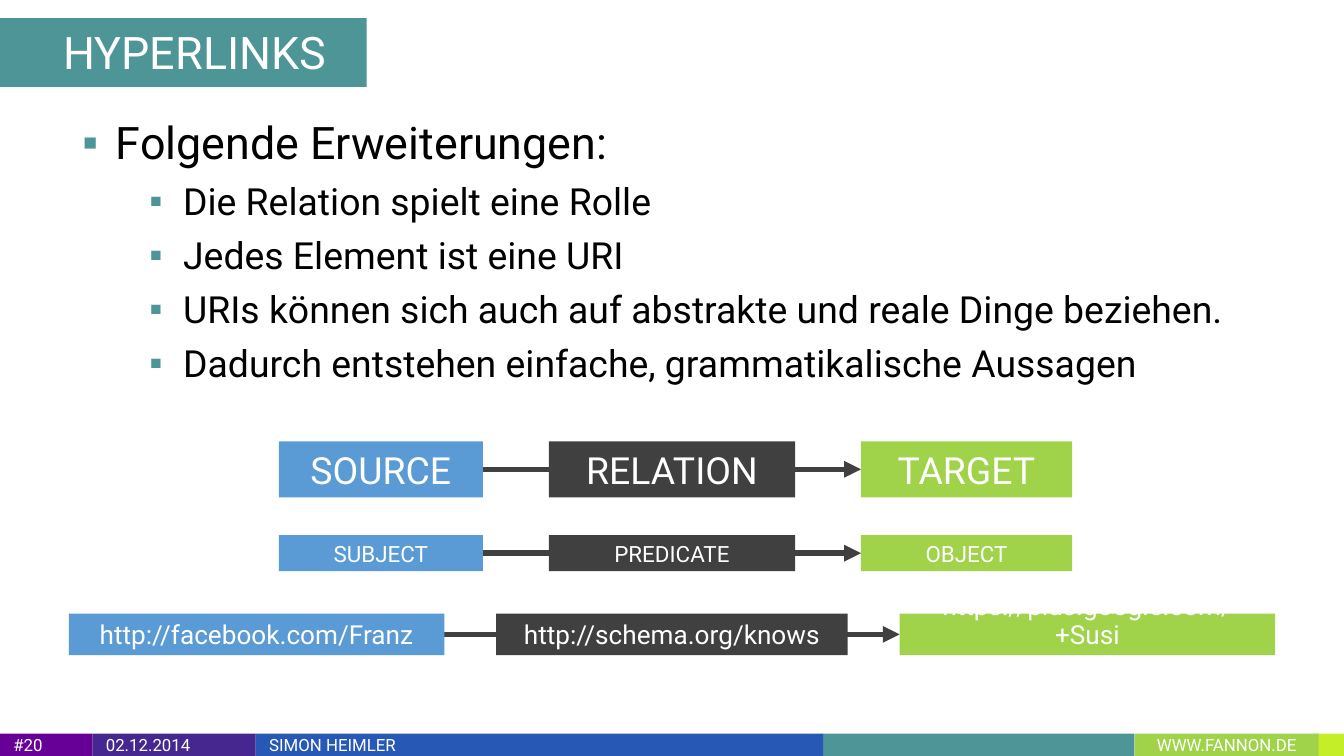
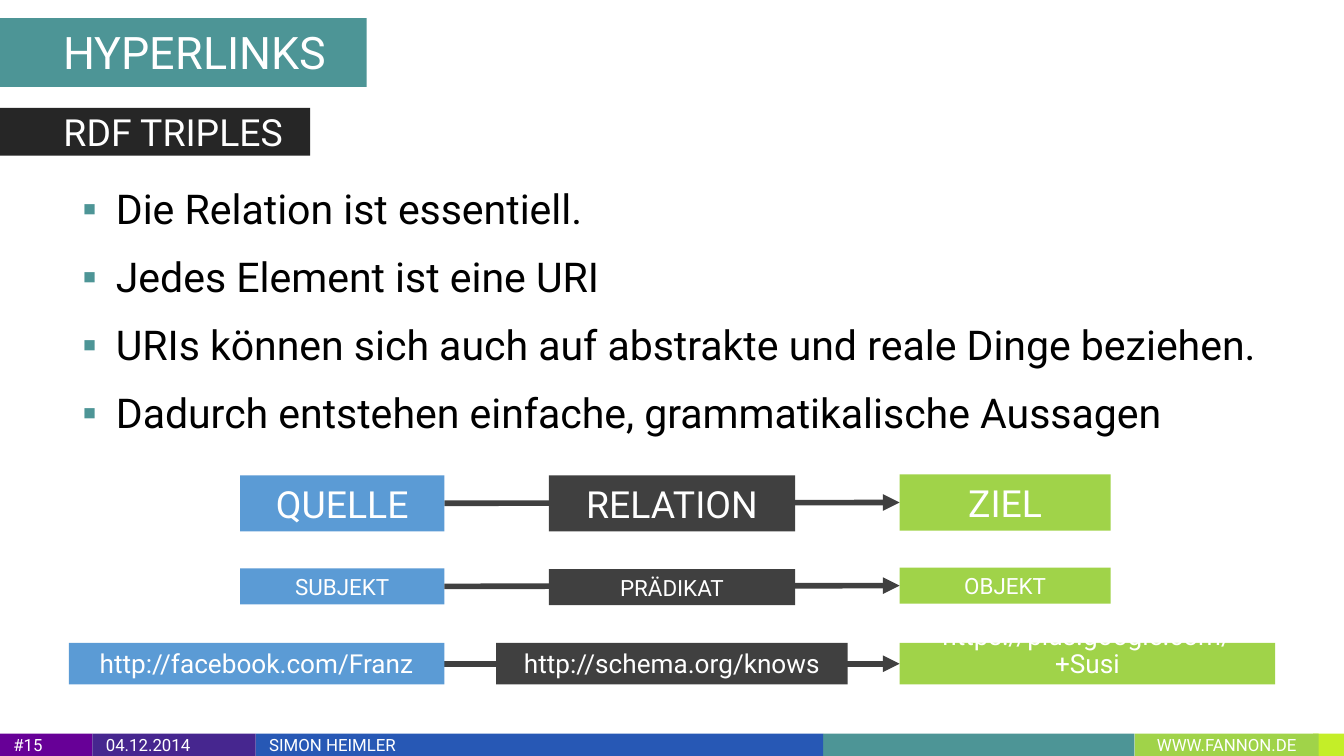
Before and after one commit to Fannon/SemanticWebParadigmen, a slide deck: slide 15 of Semantic Web Paradigmen PPT.pptx (slide 20 before the commit). Drawn at 1344x756 pixels with LibreOffice and Linux fonts; fonts in the diff are those of the drawing. Boxes give left, top, right and bottom in pixels: in the first picture for what was removed or moved away, otherwise in the second. Text is boxed around its words. In the diff, an @@ line names an element or a change of style, - is before the commit and + after.

Commit message:
Presentation done

```diff
--- a/Semantic Web Paradigmen PPT.pptx
+++ b/Semantic Web Paradigmen PPT.pptx
@@ rectangle added at (0,108,310,155), fill #262626, 20 pt, text #FFFFFF @@
+RDF TRIPLES
@@ text "Die Relation ist essentiell.": place and size @@
-text "Die Relation ist essentiell." at (116,125,1222,385)
+text "Die Relation ist essentiell." at (116,193,1256,437)
@@ text at (116,193,582,225): text changed; size 20 to 22 pt @@
-▪ Folgende Erweiterungen:
-  ▪ Die Relation spielt eine Rolle
+▪ Die Relation ist essentiell.
@@ text at (116,261,1256,437): size 20 to 22 pt in "Jedes Element ist eine URI", "URIs können sich auch auf abstrakte und ...", "Dadurch entstehen einfache, grammatikalische Aussagen"; list level 2 to 1 in "Jedes Element ist eine URI"; list level 2 to 1 in "URIs können sich auch auf ..."; list level 2 to 1 in "Dadurch entstehen einfache, grammatikalische Aussagen" @@
@@ rectangle "QUELLE": place and size @@
-rectangle "QUELLE" at (278,441,482,497)
+rectangle "QUELLE" at (241,476,445,532)
@@ rectangle "RELATION": place and size @@
-rectangle "RELATION" at (548,441,794,497)
+rectangle "RELATION" at (548,476,794,532)
@@ rectangle "ZIEL": place and size @@
-rectangle "ZIEL" at (862,441,1073,497)
+rectangle "ZIEL" at (899,474,1110,531)
@@ text in rectangle at (276,491,409,522): text changed @@
-SOURCE
+QUELLE
@@ arrow moved from (482, 469) - (862, 469) to (445, 504) - (899, 503) @@
@@ text in rectangle at (968,490,1042,517): text changed @@
-TARGET
+ZIEL
@@ rectangle "SUBJEKT": place and size @@
-rectangle "SUBJEKT" at (278,535,482,571)
+rectangle "SUBJEKT" at (241,569,445,605)
@@ rectangle "OBJEKT": place and size @@
-rectangle "OBJEKT" at (862,535,1073,571)
+rectangle "OBJEKT" at (899,567,1110,603)
@@ text in rectangle at (295,579,389,595): text changed @@
-SUBJECT
+SUBJEKT
@@ arrow moved from (482, 554) - (862, 554) to (445, 586) - (899, 586) @@
@@ rectangle "PRÄDIKAT": place and size @@
-rectangle "PRÄDIKAT" at (548,535,794,571)
+rectangle "PRÄDIKAT" at (548,570,794,606)
@@ text in rectangle at (620,576,724,596): text changed @@
-PREDICATE
+PRÄDIKAT
@@ text in rectangle at (964,578,1046,594): text changed @@
-OBJECT
+OBJEKT
@@ 3 rectangles, 1 arrow: place and size @@
-3 rectangles, 1 arrow at (69,614,1274,656)
+3 rectangles, 1 arrow at (69,642,1274,684)
@@ page number at (13,739,42,751): text changed @@
-#20
+#15
@@ text in rectangle at (106,739,190,751): text changed @@
-02.12.2014
+04.12.2014
```
Also in this commit, not shown: 44 other slides changed, 5 slides added, 1 slide removed, 3 other files.
